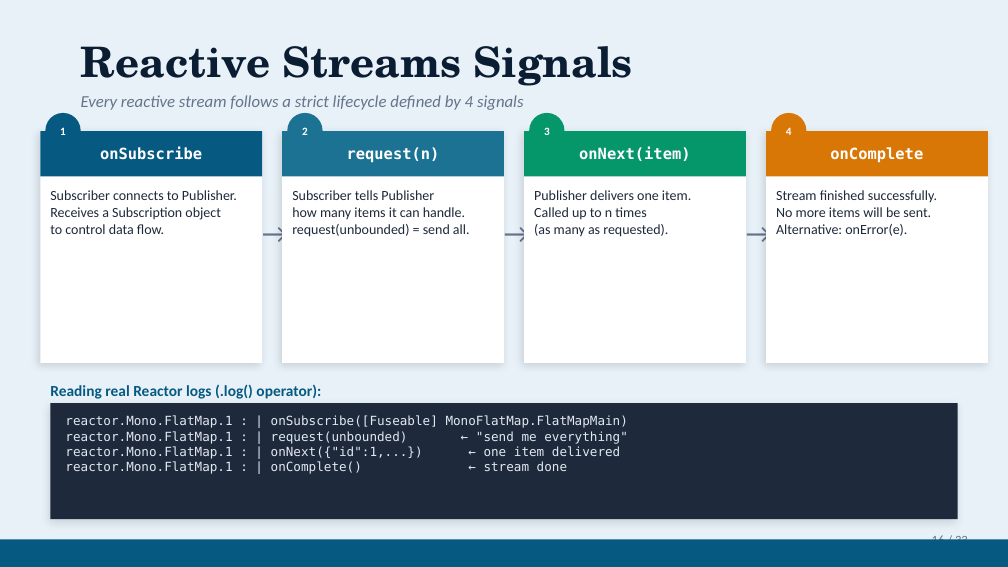
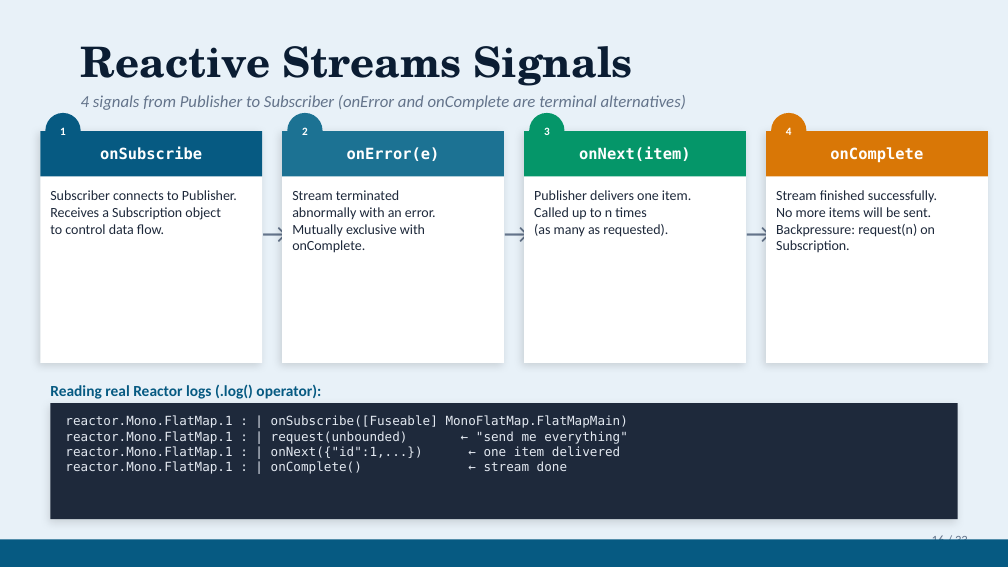
Before and after one commit to gitkoyot/reactor-presentation, a slide deck: slide 16 of WebFlux-Reactive-vs-Blocking.pptx. Drawn at 1008x567 pixels with LibreOffice and Linux fonts; fonts in the diff are those of the drawing. Boxes give left, top, right and bottom in pixels: in the first picture for what was removed or moved away, otherwise in the second. Text is boxed around its words. In the diff, an @@ line names an element or a change of style, - is before the commit and + after.

```diff
--- a/WebFlux-Reactive-vs-Blocking.pptx
+++ b/WebFlux-Reactive-vs-Blocking.pptx
@@ text at (81,95,686,110): text changed @@
-Every reactive stream follows a strict lifecycle defined by 4 signals
+4 signals from Publisher to Subscriber (onError and onComplete are terminal alternatives)
@@ text at (347,147,440,161): text changed @@
-request(n)
+onError(e)
@@ text at (292,190,436,253): text changed @@
-Subscriber tells Publisher
-how many items it can handle.
-request(unbounded) = send all.
+Stream terminated
+abnormally with an error.
+Mutually exclusive with onComplete.
@@ text at (776,224,935,252): text changed @@
-Alternative: onError(e).
+Backpressure: request(n) on Subscription.
```
Also in this commit, not shown: 8 other slides changed, 1 other file.
